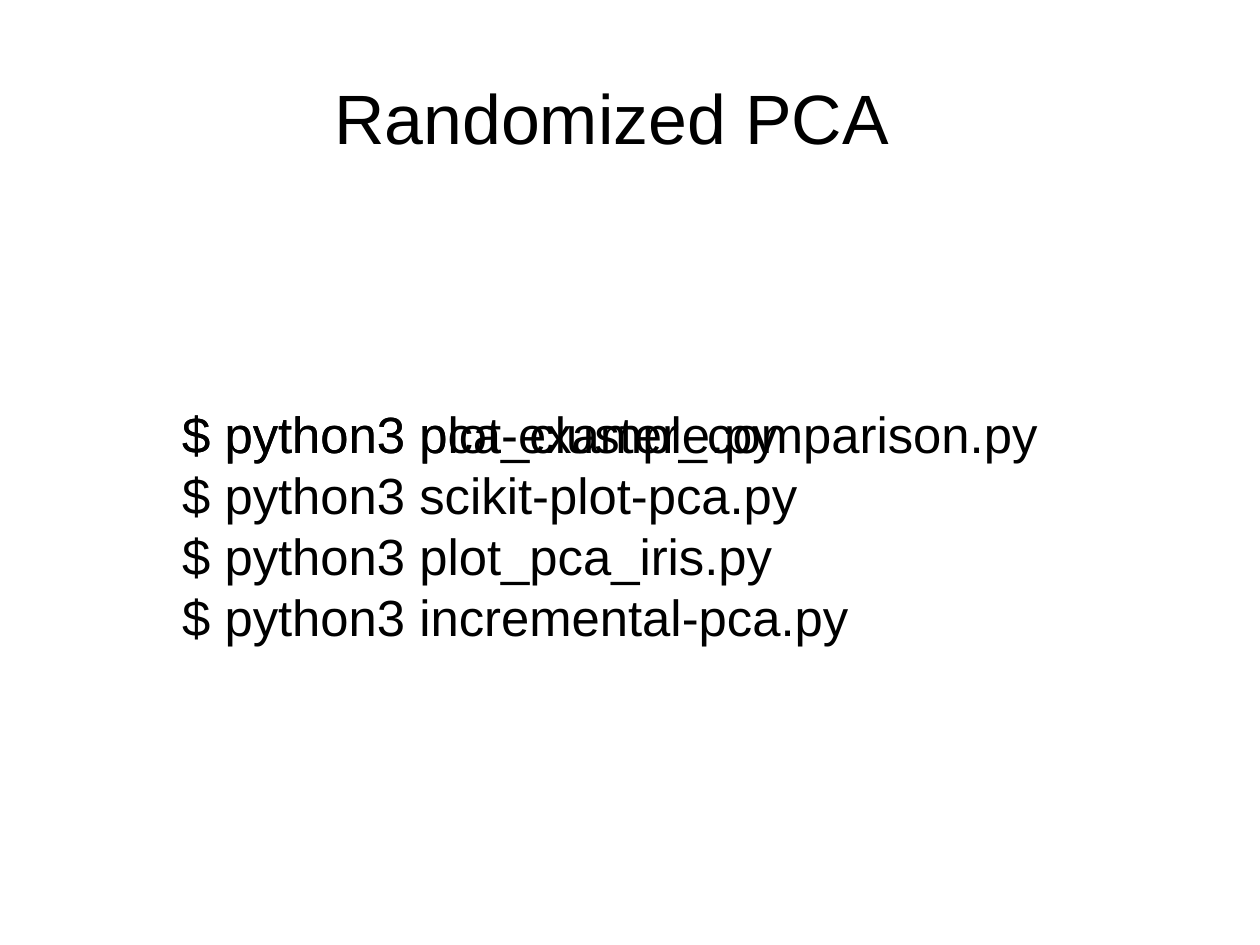
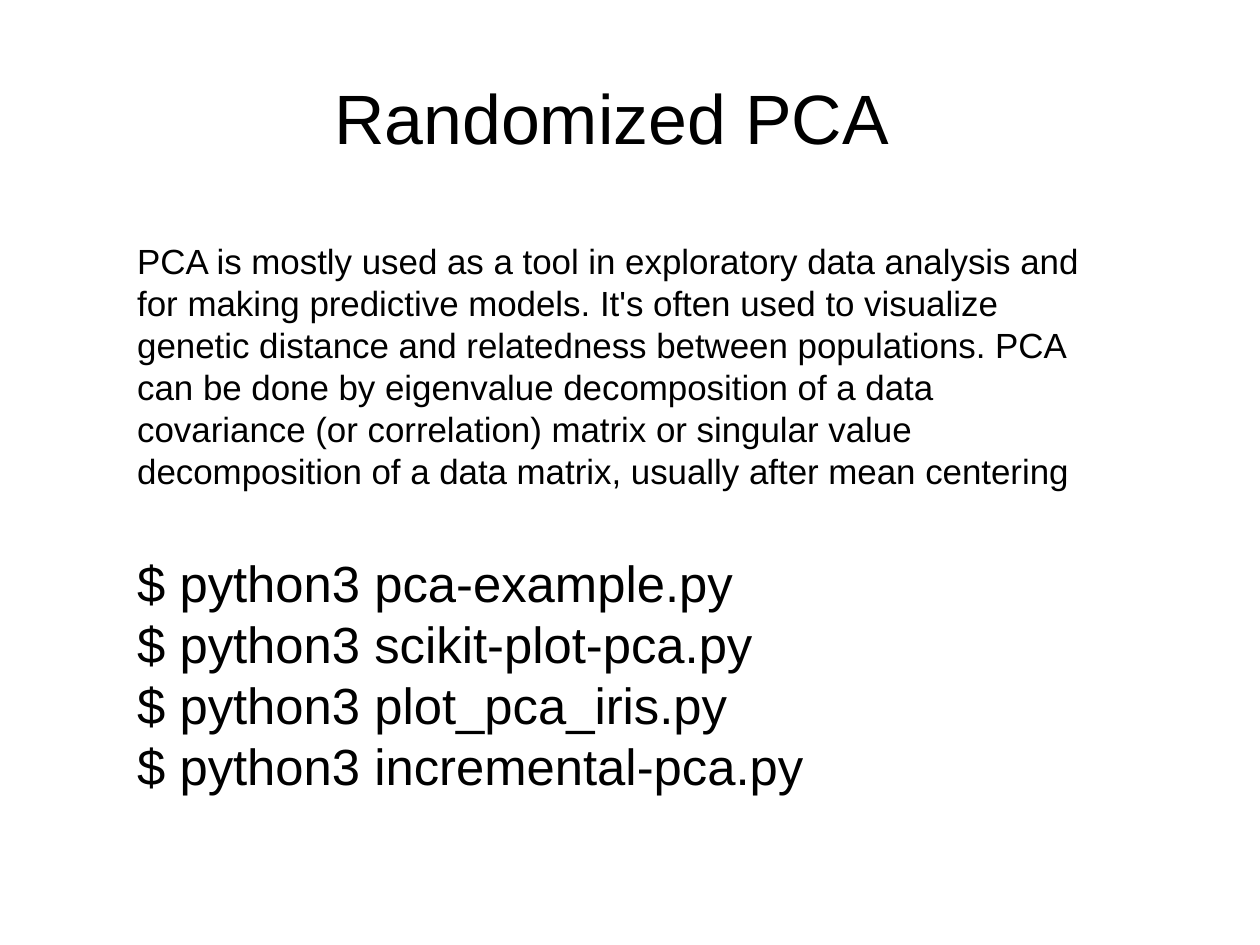
Before and after one commit to davidam/python-examples, a slide deck: slide 25 of presentations/scikit.odp. Drawn at 1260x945 pixels with LibreOffice and Linux fonts; fonts in the diff are those of the drawing. Boxes give left, top, right and bottom in pixels: in the first picture for what was removed or moved away, otherwise in the second. Text is boxed around its words. In the diff, an @@ line names an element or a change of style, - is before the commit and + after.

Commit message:
scikit.odp: add outliers slide and improvements

```diff
--- a/presentations/scikit.odp
+++ b/presentations/scikit.odp
@@ text "PCA is mostly used as ...": place and size @@
-text "PCA is mostly used as ..." at [225, 416, 848, 646]
+text "PCA is mostly used as ..." at [137, 248, 1078, 796]
@@ text at [137, 248, 1078, 490]: paragraph added @@
+PCA is mostly used as a tool in exploratory data analysis and for making predictive models. It's often used to visualize genetic distance and relatedness between populations. PCA can be done by eigenvalue decomposition of a data covariance (or correlation) matrix or singular value decomposition of a data matrix, usually after mean centering
@@ text removed at [225, 416, 1037, 463] @@
-$ python3 plot_cluster_comparison.py
```
Also in this commit, not shown: 3 other slides changed, 1 slide added.
